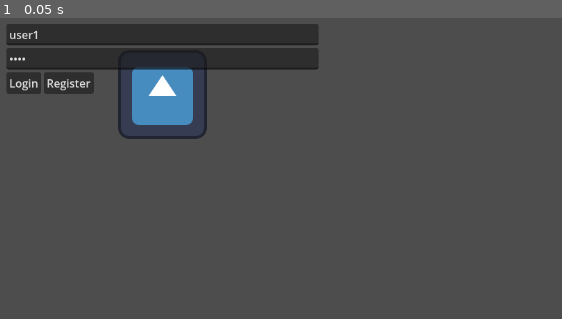
Above: before the commit, frame 1.
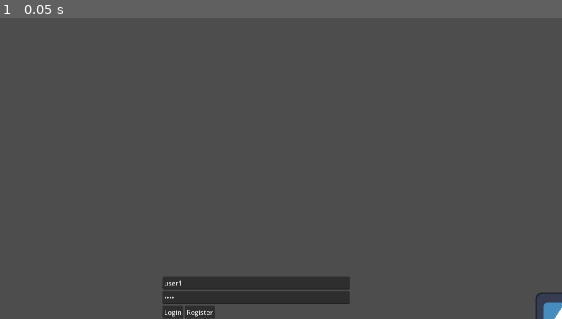
Above: after the commit, the same moment.

Repository: slygames/mmo
Game: Godot game, scene res://lib/states/connected/connected.tscn
The game is run twice, just before and just after one commit, with the same random seed, the same clock (stepped at 60 frames per second) and the same inputs. This scene is started directly instead of the project's main scene. The engine's default icon, where the game draws it, is replaced by a stand-in: a white triangle on a blue panel in a dark square.
Inputs:
- Up to frame 1 (0.05 s): no input

The runs differ from the first frame. In frame 1, 15% of the frame differs, in the area x 1-100%, y 1-100%.

Commit message:
added 2d character

Diff:
--- a/client/lib/objects/actor/actor.gd
+++ b/client/lib/objects/actor/actor.gd
@@ -14,10 +14,10 @@
 var is_player: bool
 
 var velocity: Vector2
-var radius: float
+#var radius: float
 
 @onready var _nameplate: Label = $Nameplate
-@onready var _collision_shape: CircleShape2D = $CollisionShape2D.shape
+#@onready var _collision_shape: CircleShape2D = $CollisionShape2D.shape
 @onready var _camera: Camera2D = $Camera2D
 
 static func instatiate(actor_id: int, actor_name: String, x: float, y: float, rad: float, speed: float, is_player: bool) -> Actor:
@@ -37,9 +37,9 @@
 	position.y = start_y
 
 	velocity = Vector2.RIGHT * speed
-	radius = start_rad
+#	radius = start_rad
 
-	_collision_shape.radius = radius
+#	_collision_shape.radius = radius
 	_nameplate.text = actor_name
 
 func _physics_process(delta: float) -> void:
@@ -68,5 +68,5 @@
 				_camera.zoom.x = max(0.1, _camera.zoom.x - 0.1)
 		_camera.zoom.y = _camera.zoom.x
 
-func _draw() -> void:
-	draw_circle(Vector2.ZERO, _collision_shape.radius, Color.DARK_ORCHID)
+#func _draw() -> void:
+#	draw_circle(Vector2.ZERO, _collision_shape.radius, Color.DARK_ORCHID)
--- a/client/lib/objects/actor/actor.tscn
+++ b/client/lib/objects/actor/actor.tscn
@@ -1,21 +1,21 @@
 [gd_scene format=3 uid="uid://beenkpjyjrwlh"]
 
 [ext_resource type="Script" uid="uid://ckv15wtwd1o8i" path="res://lib/objects/actor/actor.gd" id="1_384xv"]
-[ext_resource type="Texture2D" uid="uid://36jrcyjxuor5" path="res://lib/texture/ExamplePlayerSprite.png" id="1_vjby1"]
+[ext_resource type="Texture2D" uid="uid://cm11ko4gimoes" path="res://thirdparty/Farm RPG - Tiny Asset Pack - (All in One)/Character and Portrait/Character/PNG/1. Idle/Skins/1.png" id="2_82e3x"]
+[ext_resource type="Texture2D" uid="uid://bs5f037rrfau3" path="res://thirdparty/Farm RPG - Tiny Asset Pack - (All in One)/Character and Portrait/Character/PNG/1. Idle/Clothers/Farm/Blue.png" id="3_edo76"]
+[ext_resource type="Texture2D" uid="uid://dw2sgm2obgt6n" path="res://thirdparty/Farm RPG - Tiny Asset Pack - (All in One)/Character and Portrait/Character/PNG/1. Idle/Hair's/Fawn/Black.png" id="4_qg8we"]
+[ext_resource type="Texture2D" uid="uid://dsjrvj4rh4eib" path="res://thirdparty/Farm RPG - Tiny Asset Pack - (All in One)/Character and Portrait/Character/PNG/1. Idle/Eyes/Female/Black.png" id="5_p601y"]
+[ext_resource type="Texture2D" uid="uid://b4m86j1xgqwc1" path="res://thirdparty/Farm RPG - Tiny Asset Pack - (All in One)/Character and Portrait/Character/PNG/1. Idle/Acc/Farm.png" id="6_y35pg"]
 
-[sub_resource type="CircleShape2D" id="CircleShape2D_4rrjj"]
-resource_local_to_scene = true
+[sub_resource type="CapsuleShape2D" id="CapsuleShape2D_82e3x"]
+radius = 5.0
+height = 20.0
 
 [node name="Actor" type="Area2D" unique_id=311602585]
 script = ExtResource("1_384xv")
 
-[node name="Sprite2D" type="Sprite2D" parent="." unique_id=377330526]
-visible = false
-texture = ExtResource("1_vjby1")
-hframes = 21
-
 [node name="CollisionShape2D" type="CollisionShape2D" parent="." unique_id=1474309316]
-shape = SubResource("CircleShape2D_4rrjj")
+shape = SubResource("CapsuleShape2D_82e3x")
 
 [node name="AnimationPlayer" type="AnimationPlayer" parent="." unique_id=284625007]
 
@@ -26,3 +26,27 @@
 offset_top = -11.0
 offset_right = 20.0
 offset_bottom = 12.0
+
+[node name="Sprites" type="Node2D" parent="." unique_id=1991859918]
+position = Vector2(-0.5, 0)
+metadata/_edit_group_ = true
+
+[node name="Skin" type="Sprite2D" parent="Sprites" unique_id=377330526]
+texture = ExtResource("2_82e3x")
+hframes = 16
+
+[node name="Clothes" type="Sprite2D" parent="Sprites" unique_id=312665822]
+texture = ExtResource("3_edo76")
+hframes = 16
+
+[node name="Hair" type="Sprite2D" parent="Sprites" unique_id=9321743]
+texture = ExtResource("4_qg8we")
+hframes = 16
+
+[node name="Eyes" type="Sprite2D" parent="Sprites" unique_id=284812491]
+texture = ExtResource("5_p601y")
+hframes = 16
+
+[node name="Hat" type="Sprite2D" parent="Sprites" unique_id=1308218229]
+texture = ExtResource("6_y35pg")
+hframes = 16
--- a/client/lib/states/connected/connected.tscn
+++ b/client/lib/states/connected/connected.tscn
@@ -12,6 +12,7 @@
 script = ExtResource("1_oobkn")
 
 [node name="UI" type="CanvasLayer" parent="." unique_id=1064220807]
+follow_viewport_enabled = true
 
 [node name="TextureRect" type="TextureRect" parent="UI" unique_id=510327861]
 anchors_preset = 8
@@ -31,16 +32,12 @@
 
 [node name="VBoxContainer" type="VBoxContainer" parent="UI" unique_id=348514508]
 custom_minimum_size = Vector2(450, 0)
-anchors_preset = 8
-anchor_left = 0.5
+anchors_preset = 4
 anchor_top = 0.5
-anchor_right = 0.5
 anchor_bottom = 0.5
-offset_left = -150.0
-offset_top = -52.5
-offset_right = 150.0
-offset_bottom = 52.5
-grow_horizontal = 2
+offset_top = -102.5
+offset_right = 450.0
+offset_bottom = 102.5
 grow_vertical = 2
 size_flags_horizontal = 4
 
@@ -77,7 +74,7 @@
 [node name="Actor" parent="." unique_id=112073218 instance=ExtResource("4_2ri0j")]
 position = Vector2(157, 160)
 
-[node name="CollisionShape2D" parent="Actor" index="1" unique_id=1474309316]
+[node name="CollisionShape2D" parent="Actor" index="0" unique_id=1474309316]
 shape = SubResource("CircleShape2D_2ri0j")
 
 [editable path="Actor"]
--- a/client/project.godot
+++ b/client/project.godot
@@ -20,6 +20,13 @@
 WS="*uid://5qss7rc1tw7t"
 GameManager="*uid://d3otvblom2nmj"
 
+[display]
+
+window/size/viewport_width=480
+window/size/viewport_height=270
+window/size/window_width_override=1920
+window/size/window_height_override=1080
+
 [editor_plugins]
 
 enabled=PackedStringArray("res://addons/protobuf/plugin.cfg")
Not shown, changed: server/cmd/debug.exe
Not shown, changed: server/internal/server/objects/gameObjects.go
Not shown, changed: server/internal/server/states/ingame.go
Not shown, changed: server/pkg/packets/util.go
